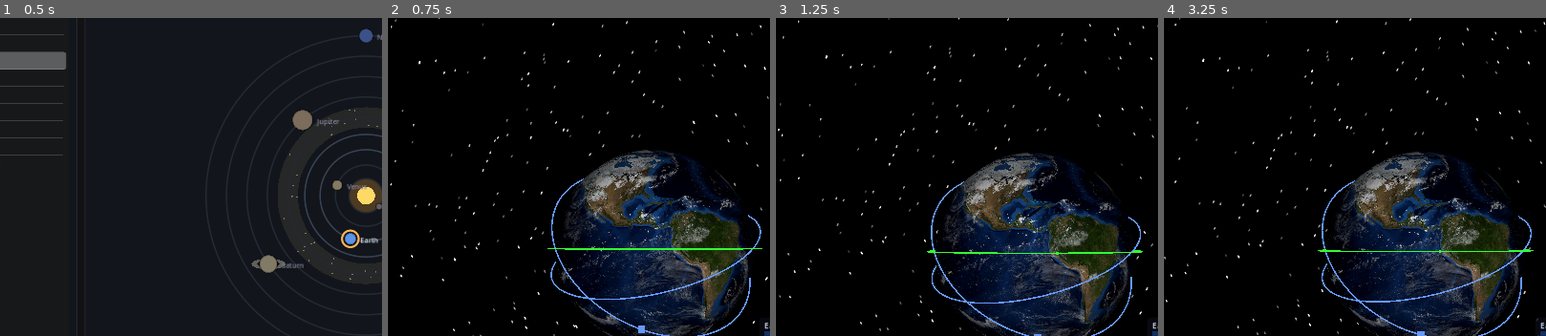
Above: before the commit, frames 1-4 (left to right).
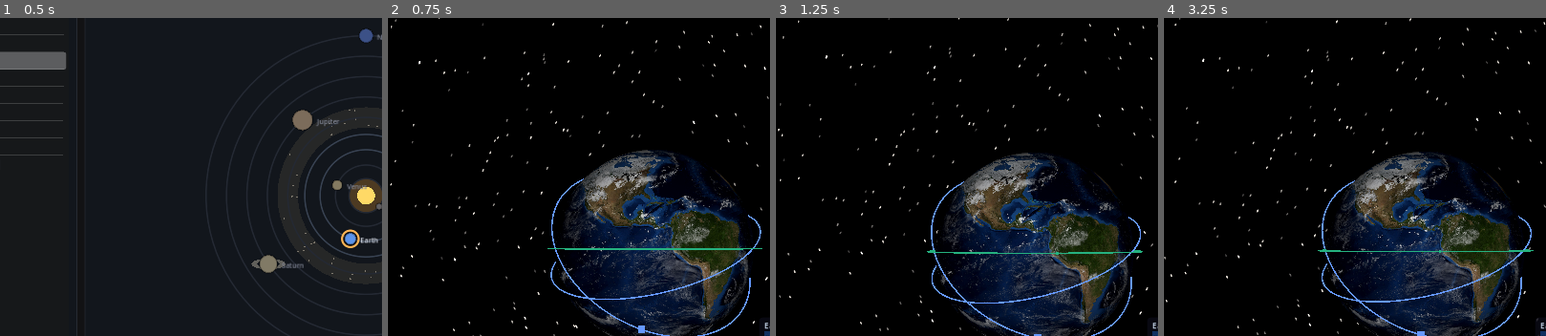
Above: after the commit, the same moments.

Repository: mellenburg/game
Game: Godot game, scene res://scenes/menu.tscn
Two runs of this game, one before a commit and one after it. Both use one fixed random seed, a clock stepped at 60 frames per second and the inputs below.
Inputs (mouse positions are % of the whole screen's width and height, from its top left):
- Up to frame 1 (0.5 s): no input
- Up to frame 2 (0.75 s): click "LAUNCH ▶" at 0.5 s
- Up to frame 3 (1.25 s): no input
- Up to frame 4 (3.25 s): tap Enter (end_game) at 1.25 s; move the mouse to (55, 50) at 1.27 s; hold W (move_forward) 1.28-2 s; tap J (add_decaying_enemy) at 1.35 s; click (55, 50) at 1.42 s; click "Acknowledge ▶" at 2 s; click "LAUNCH ▶" at 2.75 s
The pictures show only the part of the screen within x 14-64%, y 14-64%; the shares and areas given below are measured in that part.

Frame 1 is identical in both runs. In frame 2, 0.3% of the frame differs, in the area x 41-98%, y 72-73%; in frame 3, 0.3%; in frame 4, 0.2%.

Commit message:
Thin out laser beam, push selection green toward teal
Halve the laser core/halo radii (0.07/0.11 → 0.035/0.06) so the beam
reads as a hairline trace. Shift the selected-orbit color from neon
green (0.2, 1.0, 0.2) to a darker, bluer teal-green (0.15, 0.7, 0.5)
so it doesn't visually collide with the laser's neon-green beam.

Diff:
--- a/godot/scripts/beam_renderer.gd
+++ b/godot/scripts/beam_renderer.gd
@@ -37,12 +37,11 @@
 const STYLE_KINETIC: String = "kinetic"
 
 # Laser: thin neon-green core with a small, dim emission halo. Core
-# radius is half the previous shared default so the beam reads as a
-# precise weapon trace rather than a chunky bar; halo is 1.6x core (vs
-# the kinetic 3x) and its alpha is dropped to ~0.18 so the glow stays
+# is a hairline (0.035 unit radius) so the beam reads as a precise
+# weapon trace; halo is ~1.7x core with low alpha so the glow stays
 # subtle.
-const LASER_CORE_RADIUS: float = 0.07
-const LASER_HALO_RADIUS: float = 0.11
+const LASER_CORE_RADIUS: float = 0.035
+const LASER_HALO_RADIUS: float = 0.06
 const LASER_CORE_COLOR := Color(0.55, 1.0, 0.35)
 const LASER_HALO_COLOR := Color(0.35, 1.0, 0.30, 0.18)
 
--- a/godot/scripts/satellite.gd
+++ b/godot/scripts/satellite.gd
@@ -41,7 +41,7 @@
 const DEFAULT_R := Vector3(-6045.0, -3490.0, 2500.0)
 const DEFAULT_V := Vector3(-3.56, 6.618, 2.533)
 const DELTA_V_MAGNITUDE: float = 0.050
-const COLOR_SELECTED := Color(0.2, 1.0, 0.2)
+const COLOR_SELECTED := Color(0.15, 0.7, 0.5)
 const COLOR_PLAYER := Color(0.4, 0.6, 1.0)
 const COLOR_ENEMY := Color(1.0, 0.35, 0.35)
 const COLOR_METEORITE := Color(1.0, 0.85, 0.4)
